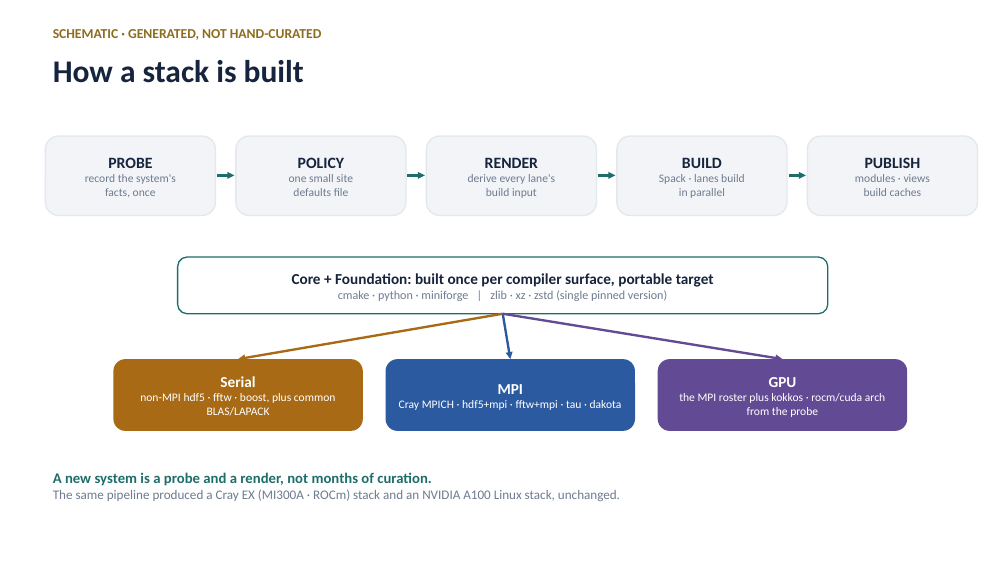
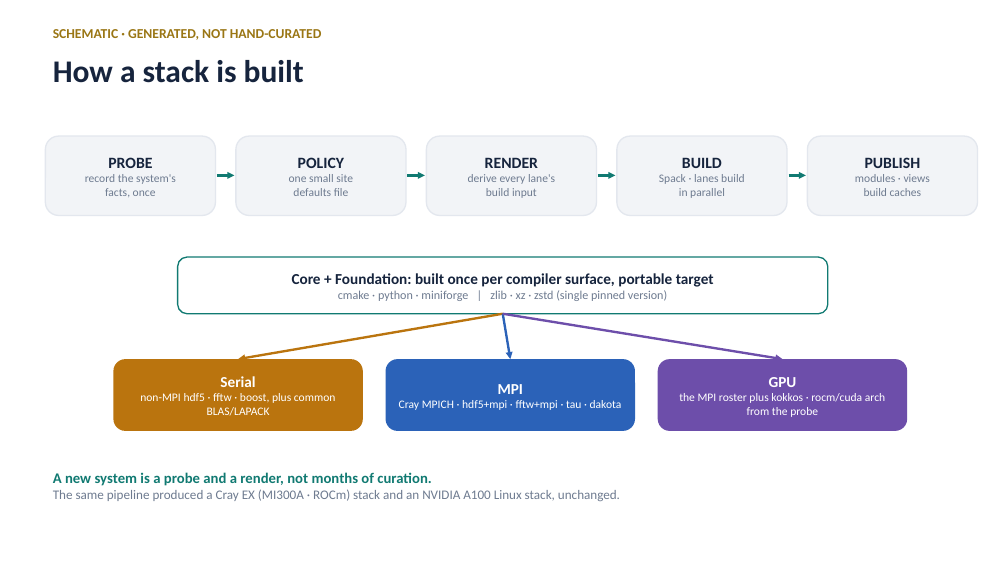
Before and after one commit to ray12514/stack-planning, a slide deck: slide 4 of presentations/cse_lanes_model.pptx. Drawn at 1008x567 pixels with LibreOffice and Linux fonts; fonts in the diff are those of the drawing. Boxes give left, top, right and bottom in pixels: in the first picture for what was removed or moved away, otherwise in the second. Text is boxed around its words. In the diff, an @@ line names an element or a change of style, - is before the commit and + after.

Commit message:
Schedulers on the systems slide; richer palette; map matches the deck
Each system card names its scheduler, since launch mechanics for MPI and
GPU jobs differ by it: Blueback, Fran, and Raider run Slurm, Wheat runs
PBS, and the coverage bar records the Slurm-plus-PBS spread. The palette
gains some saturation over the first navy/gold pass. The placement map's
stylesheet moves to the same palette, light and dark, with the gold
kicker, and ships alongside as a PDF for anyone who prefers one.

```diff
--- a/presentations/cse_lanes_model.pptx
+++ b/presentations/cse_lanes_model.pptx
@@ rounded rectangle "Core + Foundation: built once ..." at <box>178,257,828,314</box>: outline #1D6E6A 1.25 pt to #117A72 1.25 pt @@
@@ arrow (503, 314) - (238, 359): stroke #A86A14 2.25 pt to #BA740E 2.25 pt @@
@@ arrow (503, 314) - (510, 359): stroke #2C5AA0 2.25 pt to #2B62B8 2.25 pt @@
@@ arrow (503, 314) - (783, 359): stroke #634A94 2.25 pt to #6D4EAA 2.25 pt @@
@@ rounded rectangle "Serial" at <box>113,359,363,431</box>: fill #A86A14 to #BA740E @@
@@ rounded rectangle "MPI" at <box>386,359,635,431</box>: fill #2C5AA0 to #2B62B8 @@
@@ rounded rectangle "GPU" at <box>658,359,907,431</box>: fill #634A94 to #6D4EAA @@
```
Also in this commit, not shown: 13 other slides changed, 3 other files.
